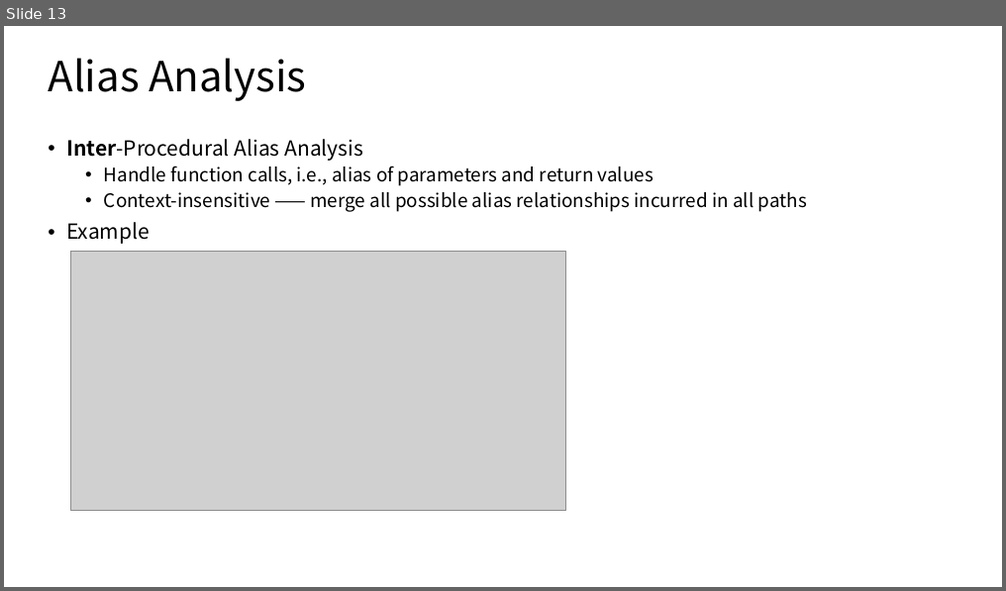
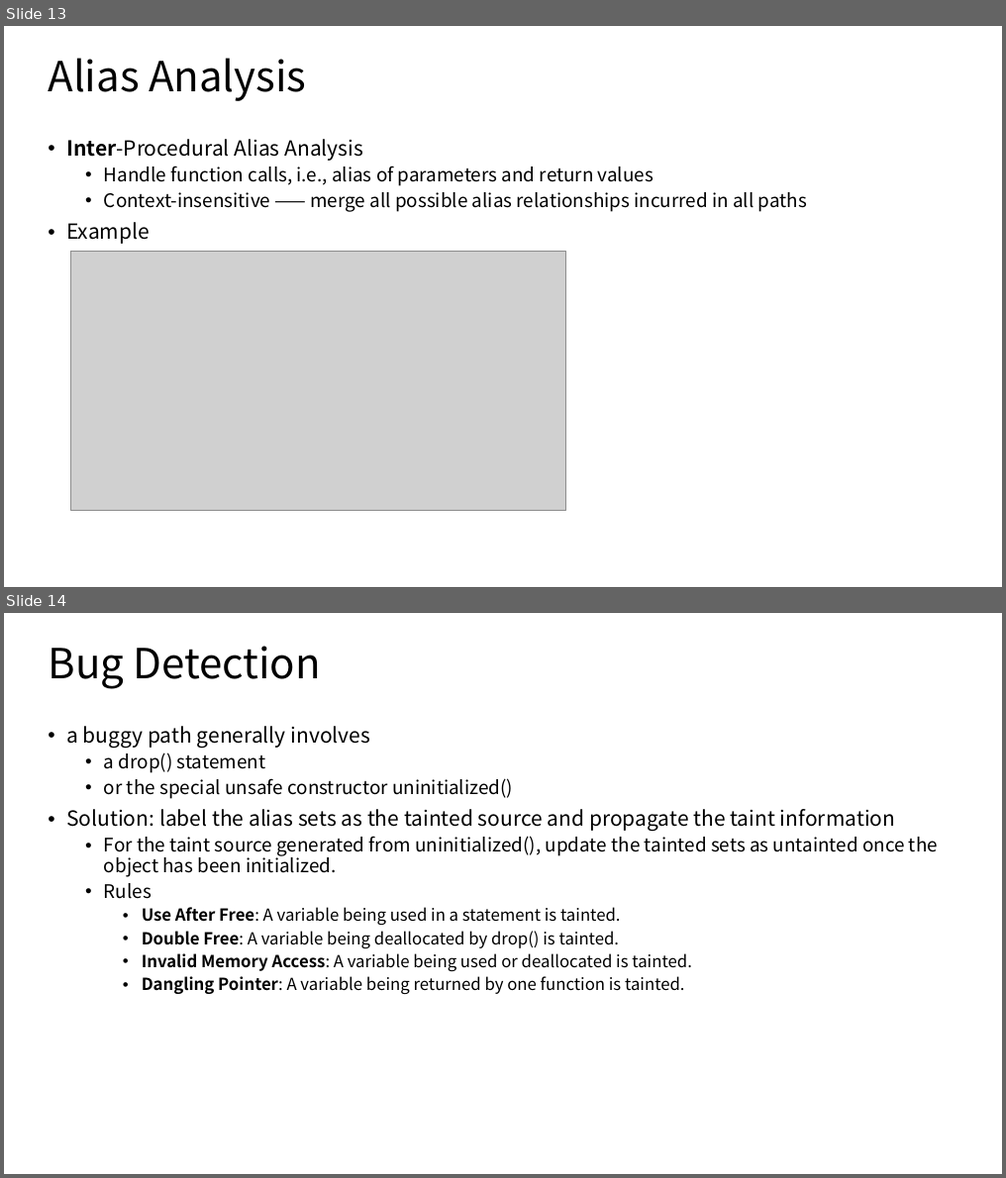
Before and after one commit to Andres-Nju/research, a slide deck: readPapers/SafeDrop/safeDrop.pptx. Shown one above the other, each under a label of ours: slide 13 before the commit, slides 13 and 14 after it. The pictures are 1006x591 and 1006x1178 pixels, drawn with LibreOffice and Linux fonts; fonts in the diff are those of the drawing; grey boxes stand for pictures; background and template pictures are left out. Boxes give left, top, right and bottom in pixels: in the first picture for what was removed or moved away, otherwise in the second. Text is boxed around its words. In the diff, an @@ line names an element or a change of style, - is before the commit and + after.

```diff
--- a/readPapers/SafeDrop/safeDrop.pptx
+++ b/readPapers/SafeDrop/safeDrop.pptx
@@ slide 14 added at bbox=[4, 613, 1002, 1174], background #FFFFFF @@
@@ title added at bbox=[49, 646, 321, 689], 40 pt, text #000000 @@
+Bug Detection
@@ text added at bbox=[66, 726, 938, 995], 16 pt, text #000000 @@
+• a buggy path generally involves
+  • a drop() statement
+  • or the special unsafe constructor uninitialized()
+• Solution: label the alias sets as the tainted source and propagate the taint information
+  • For the taint source generated from uninitialized(), update the tainted sets as untainted once the object has been initialized.
+  • Rules
+    • Use After Free: A variable being used in a statement is tainted.
+    • Double Free: A variable being deallocated by drop() is tainted.
+    • Invalid Memory Access: A variable being used or deallocated is tainted.
+    • Dangling Pointer: A variable being returned by one function is tainted.
```
Also in this commit, not shown: 1 slide changed, 3 other slides added.
